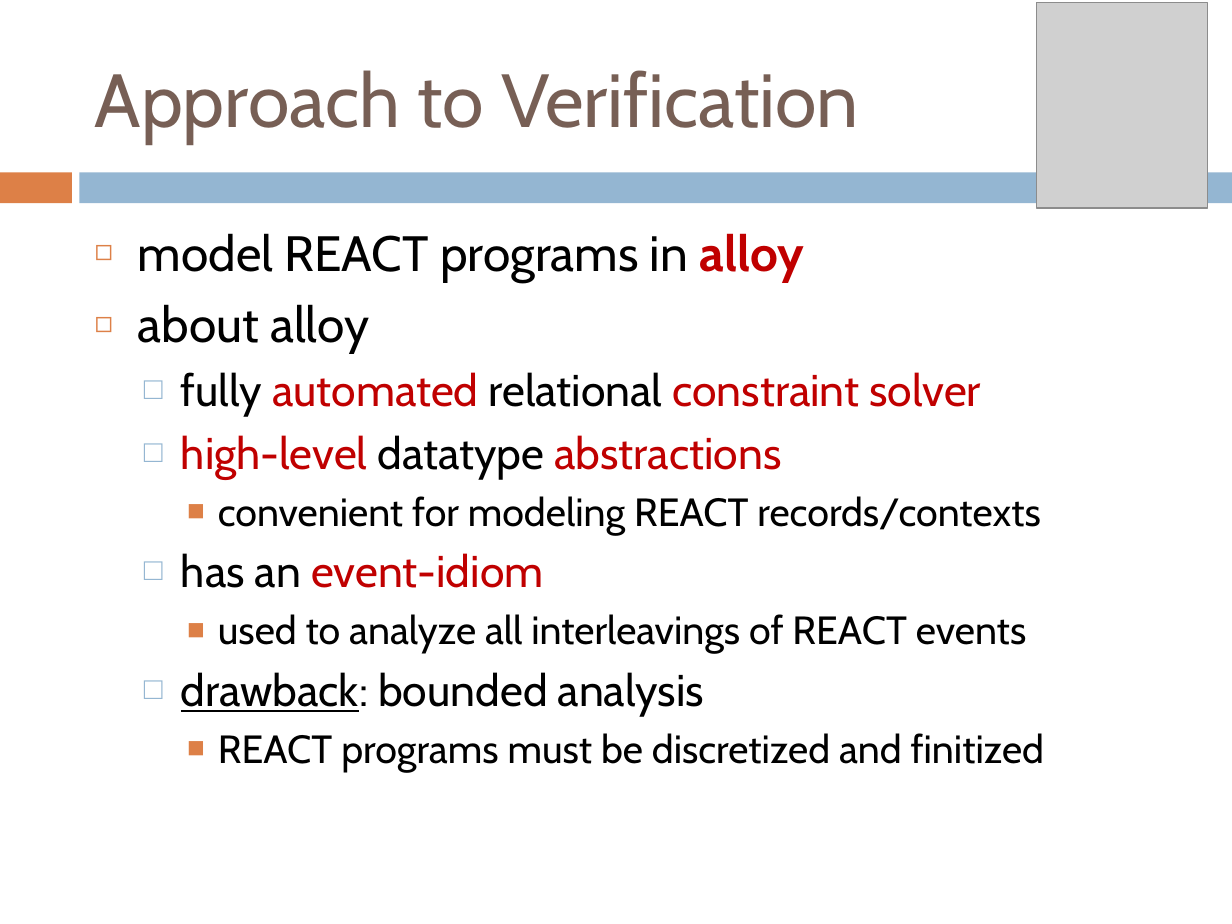
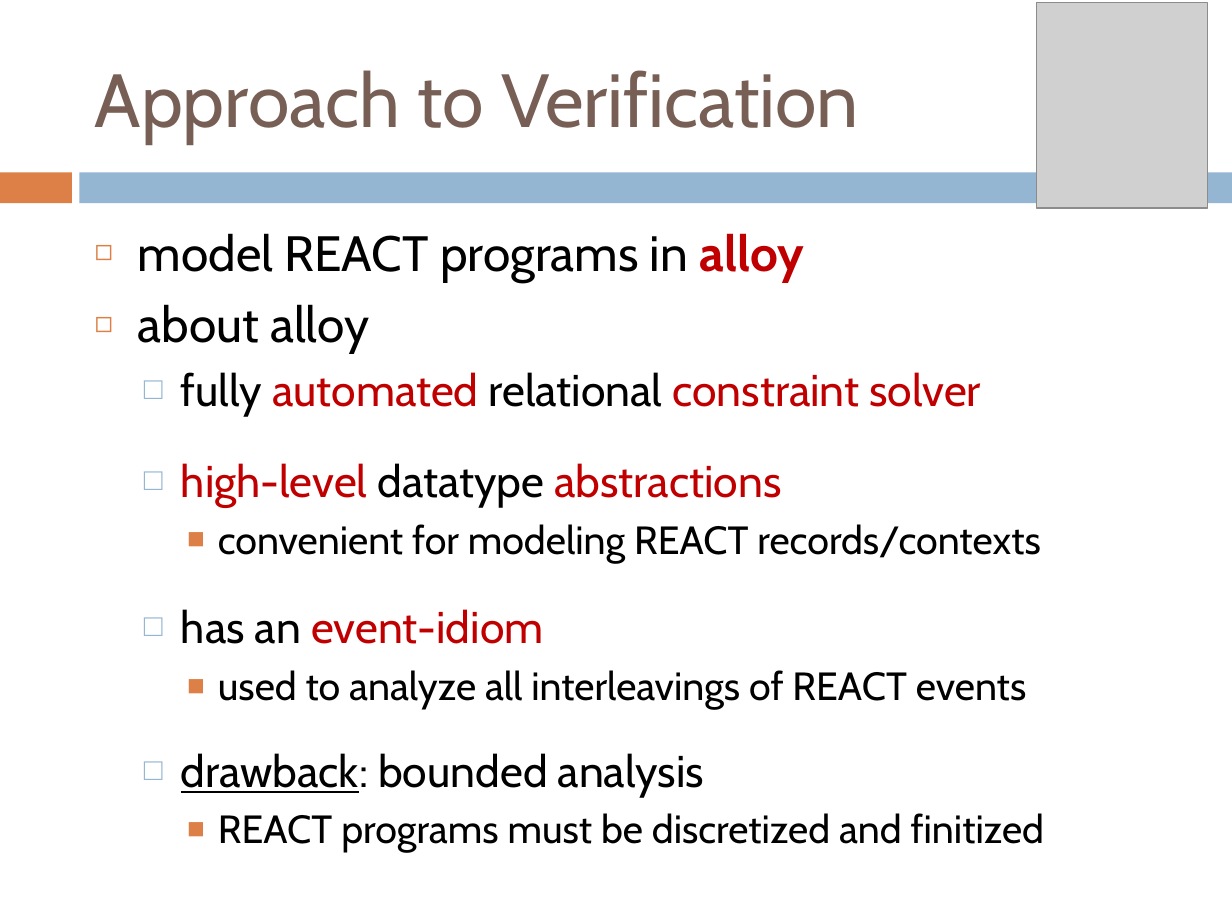
Before and after one commit to webguru412/React-Robots, a slide deck: slide 7 of talks/ppr-14-05-12.pptx (slide 9 before the commit). Drawn at 1232x924 pixels with LibreOffice and Linux fonts; fonts in the diff are those of the drawing; grey boxes stand for pictures. Boxes give left, top, right and bottom in pixels: in the first picture for what was removed or moved away, otherwise in the second. Text is boxed around its words. In the diff, an @@ line names an element or a change of style, - is before the commit and + after.

```diff
--- a/talks/ppr-14-05-12.pptx
+++ b/talks/ppr-14-05-12.pptx
@@ text "model REACT programs in alloy" rewrapped from bbox=[138, 233, 1044, 772] to bbox=[138, 233, 1044, 853] @@
```
Also in this commit, not shown: 4 other slides changed, 2 slides added, 1 other file.
